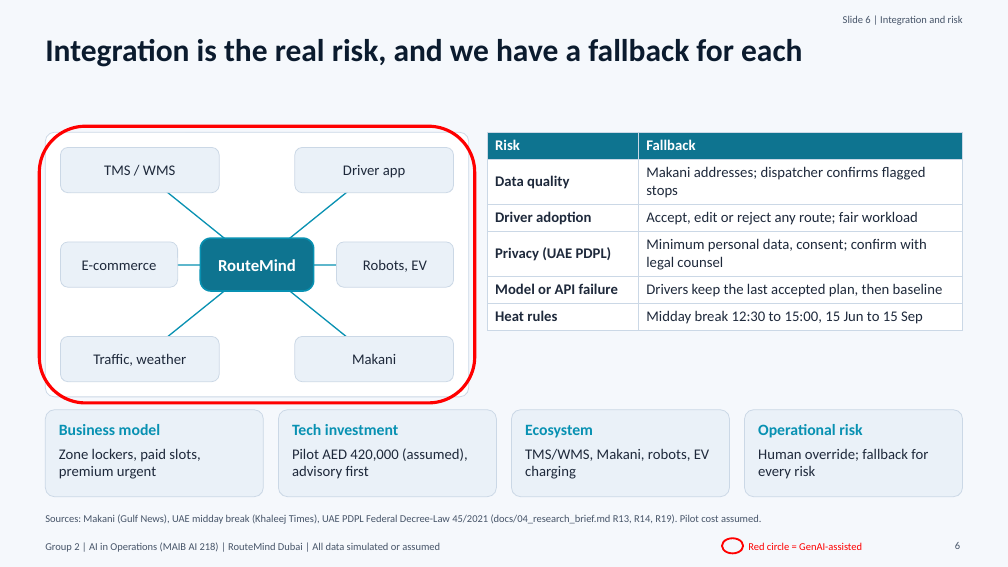
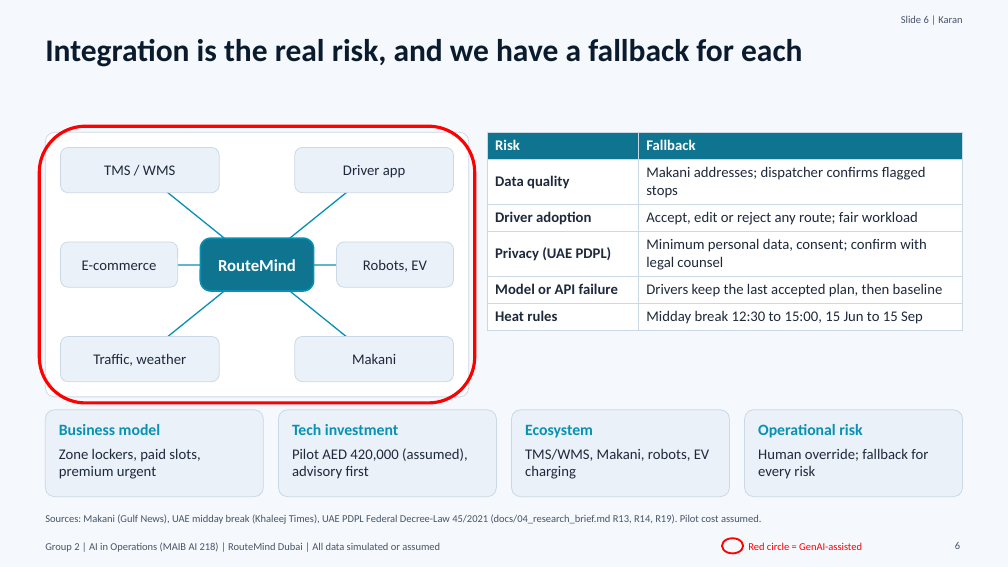
Before and after one commit to krish2105/routemind-dubai-group2, a slide deck: slide 6 of deliverables/RouteMind_Dubai_Group2.pptx. Drawn at 1008x567 pixels with LibreOffice and Linux fonts; fonts in the diff are those of the drawing. Boxes give left, top, right and bottom in pixels: in the first picture for what was removed or moved away, otherwise in the second. Text is boxed around its words. In the diff, an @@ line names an element or a change of style, - is before the commit and + after.

```diff
--- a/deliverables/RouteMind_Dubai_Group2.pptx
+++ b/deliverables/RouteMind_Dubai_Group2.pptx
@@ text at <box>901,15,962,23</box>: text changed @@
-Slide 6 | Integration and risk
+Slide 6 | Karan
```
Also in this commit, not shown: 21 other files.
